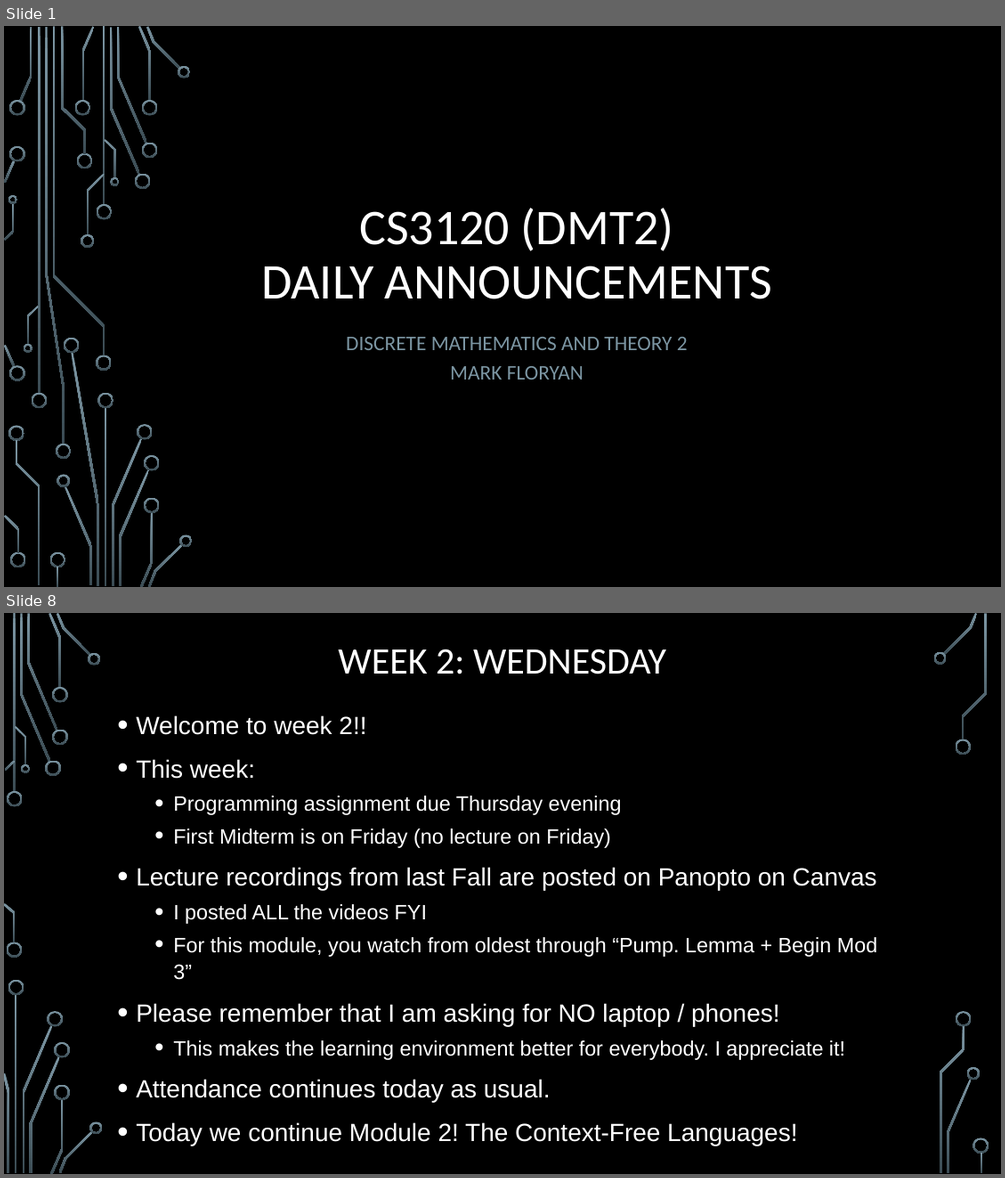
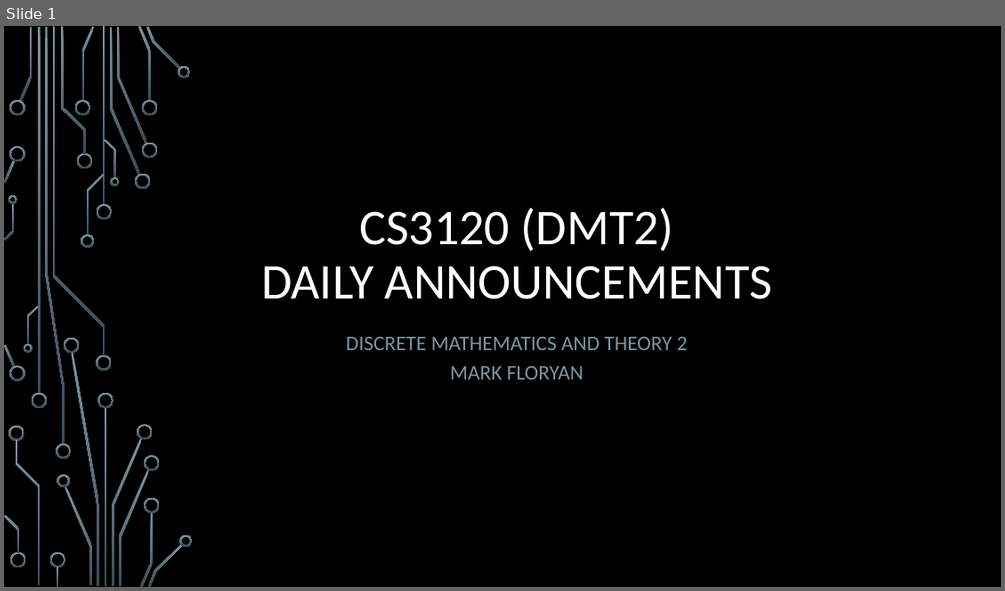
Before and after one commit to markfloryan/dmt2, a slide deck: slides/00-DailyAnnouncements.pptx. Shown one above the other, each under a label of ours: slides 1 and 8 before the commit, slide 1 after it; the slides between them are not shown. The pictures are 1005x1178 and 1005x591 pixels, drawn with LibreOffice and Linux fonts; fonts in the diff are those of the drawing; background and template pictures are left out. Boxes give left, top, right and bottom in pixels: in the first picture for what was removed or moved away, otherwise in the second. Text is boxed around its words. In the diff, an @@ line names an element or a change of style, - is before the commit and + after.

```diff
--- a/slides/00-DailyAnnouncements.pptx
+++ b/slides/00-DailyAnnouncements.pptx
@@ slide 8 removed at [4, 613, 1001, 1174], background picture (left out) @@
@@ title removed at [338, 649, 666, 674] @@
-WEEK 2: WEDNESDAY
@@ text removed at [136, 715, 877, 1145] @@
-• Welcome to week 2!!
-• This week:
-  • Programming assignment due Thursday evening
-  • First Midterm is on Friday (no lecture on Friday)
-• Lecture recordings from last Fall are posted on Panopto on Canvas
-  • I posted ALL the videos FYI
-  • For this module, you watch from oldest through “Pump. Lemma + Begin Mod 3”
-• Please remember that I am asking for NO laptop / phones!
-  • This makes the learning environment better for everybody. I appreciate it!
-• Attendance continues today as usual.
-• Today we continue Module 2! The Context-Free Languages!
@@ group removed at [4, 613, 989, 1174]: 33 freeform shapes, 3 rectangles @@
```
Also in this commit, not shown: 2 slides changed, 14 other slides removed, 2 other files.
